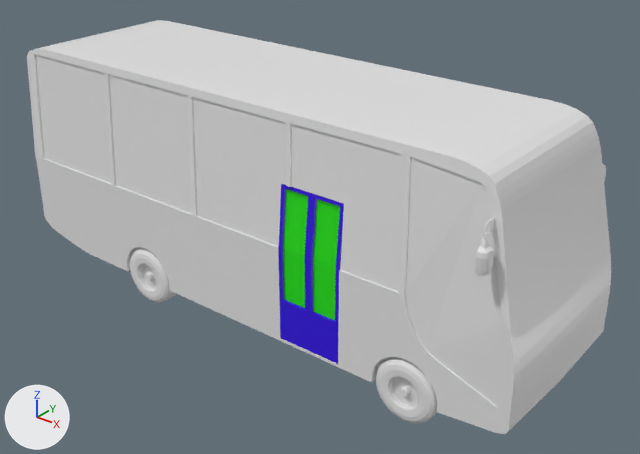
An edit to the Blender file Assets/TestXe/XeKhach.blend, drawn before and after from the same camera.
Camera for both pictures: a 50 mm lens placed at (7.63, -8.91, 5.01), pointed at (0.42, 0.1, -0.58). Arrows for +X, +Y and +Z are at lower left; the lights stay in place.
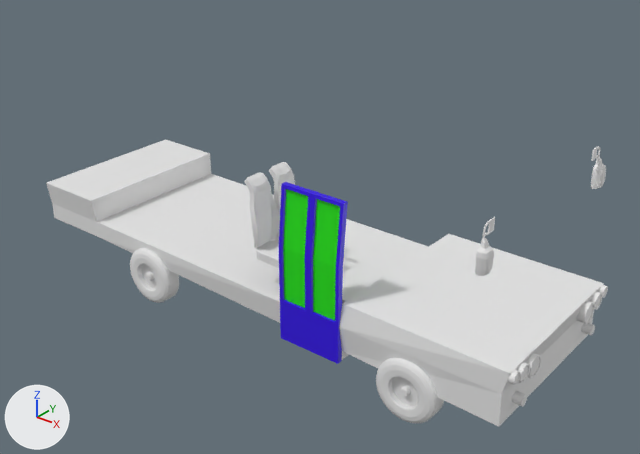
Pixel boxes (x1, y1, x2, y2) of what changed, in the pictures (640 x 454 px):
```json
{"object": "Cube", "change": "hidden", "before": [27, 20, 611, 434]}
{"object": "Plane", "change": "unchanged, uncovered by the edit", "before": [133, 247, 399, 368], "after": [46, 139, 604, 427]}
{"object": "Cube.006", "change": "unchanged, uncovered by the edit", "after": [245, 172, 280, 268]}
```

The change, as JSON lines over the scene's bpy script:
```json
{"op": "add", "block": "ob_cube", "code": "ob_cube.hide_set(True)"}
```
